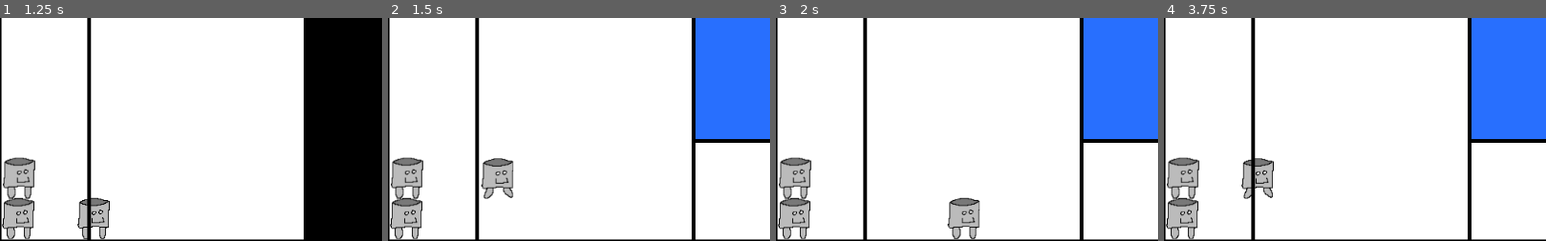
Above: before the commit, frames 1-4 (left to right).
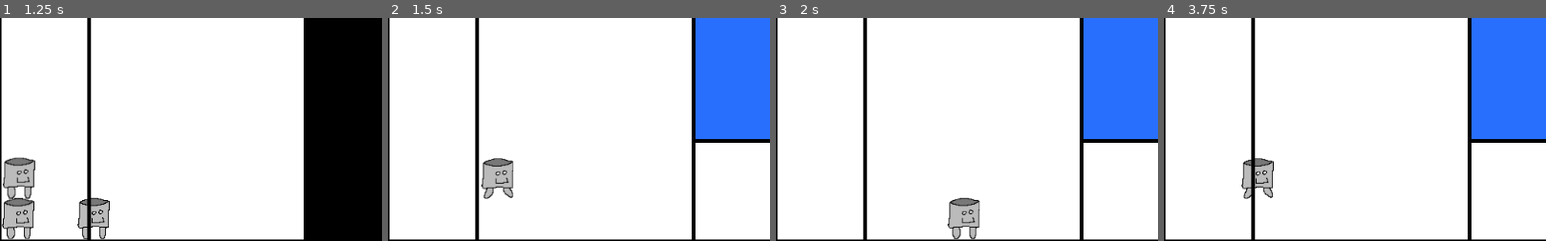
Above: after the commit, the same moments.

Repository: Avantir-Chaosfire/MondrianForever
Game: Godot game, scene res://scene/world/World.tscn
Same seed, same stepped clock (60 frames per second), same inputs: the game is played once before the commit and once after it.
Inputs (mouse positions are % of the whole screen's width and height, from its top left):
- Up to frame 1 (1.25 s): click (4, 6) at 0.5 s
- Up to frame 2 (1.5 s): tap Enter at 1.25 s; hold D (move_right) from 1.28 s (still down); tap N (next_level) at 1.35 s
- Up to frame 3 (2 s): keep holding D (move_right); tap Space (jump) at 1.52 s
- Up to frame 4 (3.75 s): release D (move_right) at 2.03 s; hold S (move_down) 2.03-2.78 s; tap N (next_level) at 2.1, 2.85, 3.6 s; tap Space (jump) at 2.27, 2.75 s; hold D (move_right) 2.78-3.53 s; hold W (move_up) from 3.53 s (still down)
The pictures show only the part of the screen within x 0-50%, y 50-100%; the shares and areas given below are measured in that part.

Frame 1 is identical in both runs. In frame 2, 2.5% of the frame differs, in the area x 0-10%, y 62-100%; in frame 3, 2.5%; in frame 4, 2.5%.

Commit message:
Removes the fake Bucky's in the tutorial.

Diff:
--- a/scene/level/1/Level1_tutorial.tscn
+++ b/scene/level/1/Level1_tutorial.tscn
@@ -1,10 +1,9 @@
-[gd_scene load_steps=12 format=2]
+[gd_scene load_steps=11 format=2]
 
 [ext_resource path="res://scene/object/HorizontalBorder/HorizontalBorder.tscn" type="PackedScene" id=1]
 [ext_resource path="res://scene/object/VerticalBorder/VerticalBorder.tscn" type="PackedScene" id=2]
 [ext_resource path="res://scene/object/PaintArea/PaintArea.tscn" type="PackedScene" id=3]
 [ext_resource path="res://scene/object/Character/Character.tscn" type="PackedScene" id=4]
-[ext_resource path="res://image/bucky/idle.png" type="Texture" id=5]
 [ext_resource path="res://scene/object/Wall/Wall.tscn" type="PackedScene" id=6]
 [ext_resource path="res://scene/object/BlackPaintArea/BlackPaintArea.tscn" type="PackedScene" id=7]
 [ext_resource path="res://scene/object/BluePaintArea/BluePaintArea.tscn" type="PackedScene" id=8]
@@ -17,14 +16,6 @@
 
 [node name="Character" parent="." instance=ExtResource( 4 )]
 position = Vector2( 125.424, 507.193 )
-
-[node name="Sprite" type="Sprite" parent="."]
-position = Vector2( 24.4605, 569.901 )
-texture = ExtResource( 5 )
-
-[node name="Sprite2" type="Sprite" parent="."]
-position = Vector2( 25.237, 515.16 )
-texture = ExtResource( 5 )
 
 [node name="Borders" type="Node2D" parent="."]
 
